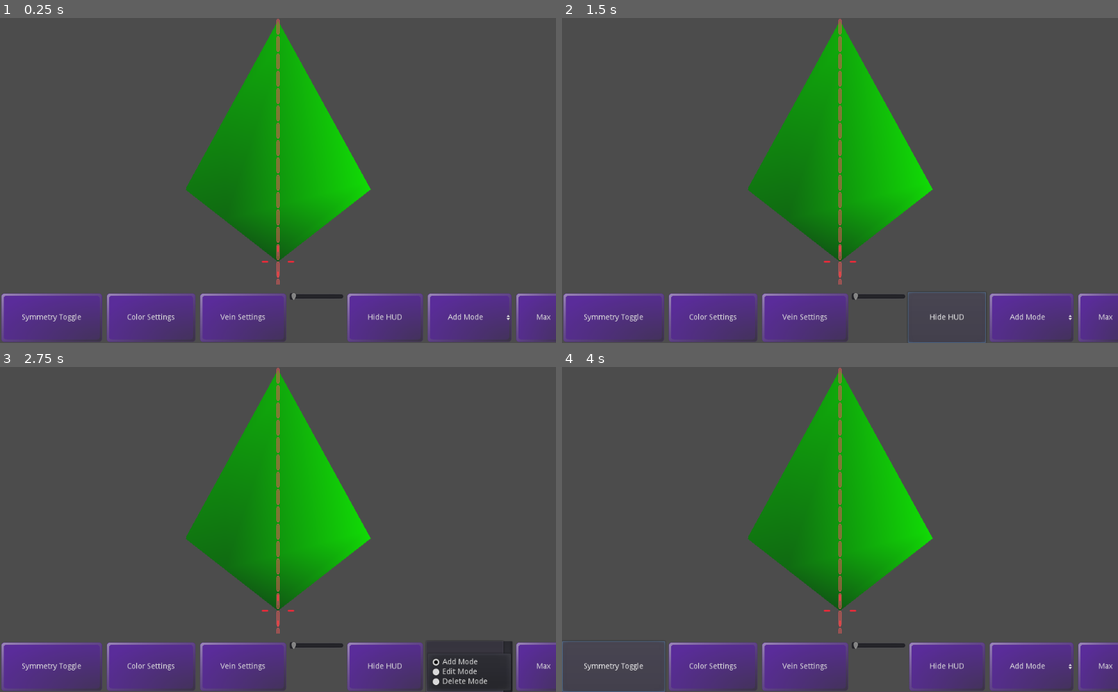
Above: before the commit, frames 1-4 (two rows, left to right).
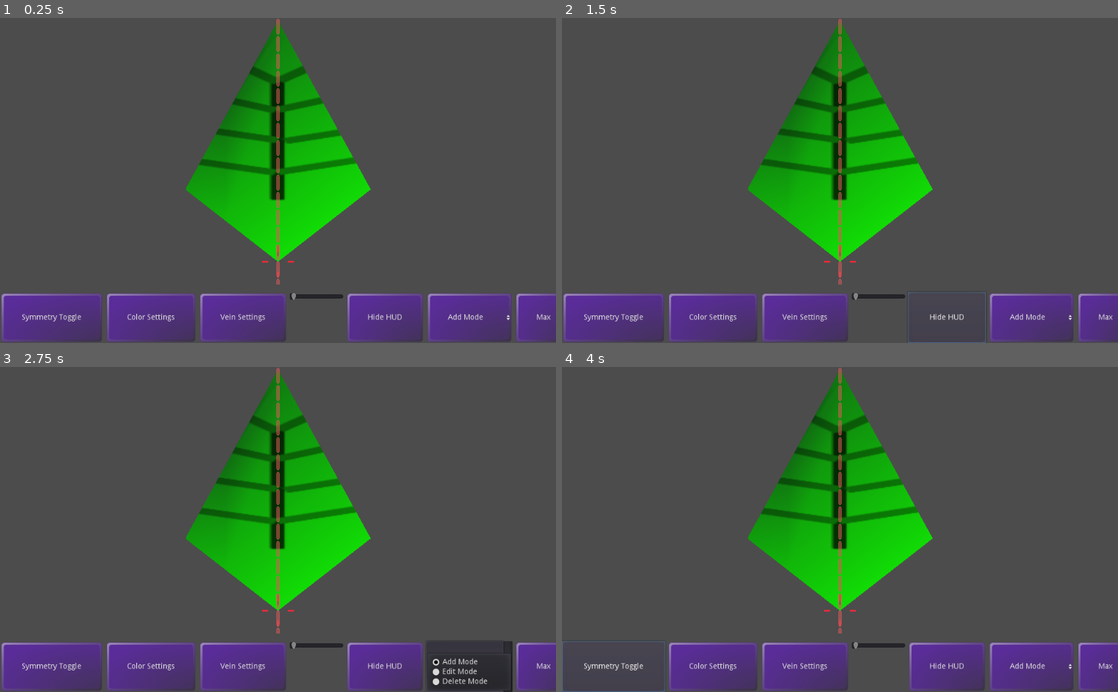
Above: after the commit, the same moments.

Repository: LettucePie/persephone
Game: Godot game, scene res://design/leafmaker.tscn
Two runs of this game, one before a commit and one after it. Both use one fixed random seed, a clock stepped at 60 frames per second and the inputs below.
Inputs:
- Up to frame 1 (0.25 s): no input
- Up to frame 2 (1.5 s): click "Symmetry Toggle" at 0.5 s; click "Hide HUD" at 1.25 s
- Up to frame 3 (2.75 s): click "Add Mode" at 2 s
- Up to frame 4 (4 s): click "Max" at 2.75 s; click "Symmetry Toggle" at 3.5 s

The runs differ from the first frame. In frame 1, 8.0% of the frame differs, in the area x 33-65%, y 1-75%; in frame 2, 8.0%; in frame 3, 8.0%; in frame 4, 8.0%.

Commit message:
Initial attempt at applying textures to leaf

Diff:
--- a/design/leafmaker.tscn
+++ b/design/leafmaker.tscn
@@ -8,9 +8,11 @@
 [ext_resource path="res://design/bezier_square.png" type="Texture" id=6]
 [ext_resource path="res://design/designer_tools_theme.tres" type="Theme" id=7]
 [ext_resource path="res://design/symmetry_dash_mini.png" type="Texture" id=8]
+[ext_resource path="res://design/leaf_texture.png" type="Texture" id=9]
 
 [sub_resource type="Gradient" id=1]
-colors = PoolColorArray( 0.0604248, 0.34375, 0.0781326, 1, 0.0666375, 0.867188, 0.0203247, 1 )
+offsets = PoolRealArray( 0, 0.481283, 1 )
+colors = PoolColorArray( 0.0666667, 0.866667, 0.0196078, 1, 0.0604248, 0.34375, 0.0781326, 1, 0.0666667, 0.866667, 0.0196078, 1 )
 
 [node name="leafmaker" type="Node"]
 script = ExtResource( 2 )
@@ -21,6 +23,7 @@
 circle_node_tex = ExtResource( 3 )
 node_scale = Vector2( 0.2, 0.2 )
 leaf_gradient_default = SubResource( 1 )
+leaf_texture_default = ExtResource( 9 )
 debug_draw = true
 
 [node name="Polygon2D" type="Polygon2D" parent="canvas"]
--- a/design/leafmaker_canvas.gd
+++ b/design/leafmaker_canvas.gd
@@ -4,6 +4,7 @@
 export(Texture) var circle_node_tex
 export(Vector2) var node_scale = Vector2(0.1, 0.1)
 export(Gradient) var leaf_gradient_default
+export(Texture) var leaf_texture_default
 
 enum Mode {ADD_MODE, EDIT_MODE, DELETE_MODE}
 export(bool) var debug_draw = false
@@ -13,6 +14,7 @@
 onready var leaf_curve : Curve2D = Curve2D.new()
 onready var leaf_color : Color = Color(0.2, 0.8, 0.1, 1.0)
 onready var leaf_gradient : Gradient = leaf_gradient_default
+onready var leaf_texture : Texture = leaf_texture_default
 
 var current_mode = Mode.ADD_MODE
 
@@ -28,7 +30,13 @@
 
 
 func _input(event):
-	pass
+	if event is InputEventKey:
+		if event.pressed:
+			if event.scancode == KEY_R:
+				print("Randomizing UV End")
+				randomize()
+#				debug_uv_end = Vector2(rand_range(-10, 10), rand_range(-10, 10))
+				update()
 
 
 func recenter_origin():
@@ -198,13 +206,21 @@
 
 func _draw():
 	if leaf_curve.get_baked_points().size() > 3:
+		var baked_points = leaf_curve.get_baked_points()
+		var count = baked_points.size()
 		var colors : PoolColorArray = PoolColorArray()
 		var uvs : PoolVector2Array = PoolVector2Array()
-		var count = leaf_curve.get_baked_points().size()
+		var screen_uv_0 = Vector2(5, 5)
+		var screen_uv_1 = Vector2(OS.get_screen_size().x - 5, leaf_origin.position.y - 5)
 		for i in count:
+			var baked_point_pos = baked_points[i]
 			var percent = float(i) / float(count)
 			colors.append(leaf_gradient.interpolate(percent))
-		draw_polygon(leaf_curve.get_baked_points(), colors, uvs)
+			var scale_position = Vector2(
+					inverse_lerp(screen_uv_0.x, screen_uv_1.x, baked_point_pos.x),
+					inverse_lerp(screen_uv_0.y, screen_uv_1.y, baked_point_pos.y))
+			uvs.append(scale_position)
+		draw_polygon(leaf_curve.get_baked_points(), colors, uvs, leaf_texture)
 
 
 func _on_Mode_item_selected(index):
Binary file added: design/leaf_texture.png
Not shown, added: design/leaf_texture.png.import
Not shown: 1 places in design/leafmaker.tscn that only renumber resources
Not shown, added: design/leaf_texture.kra
